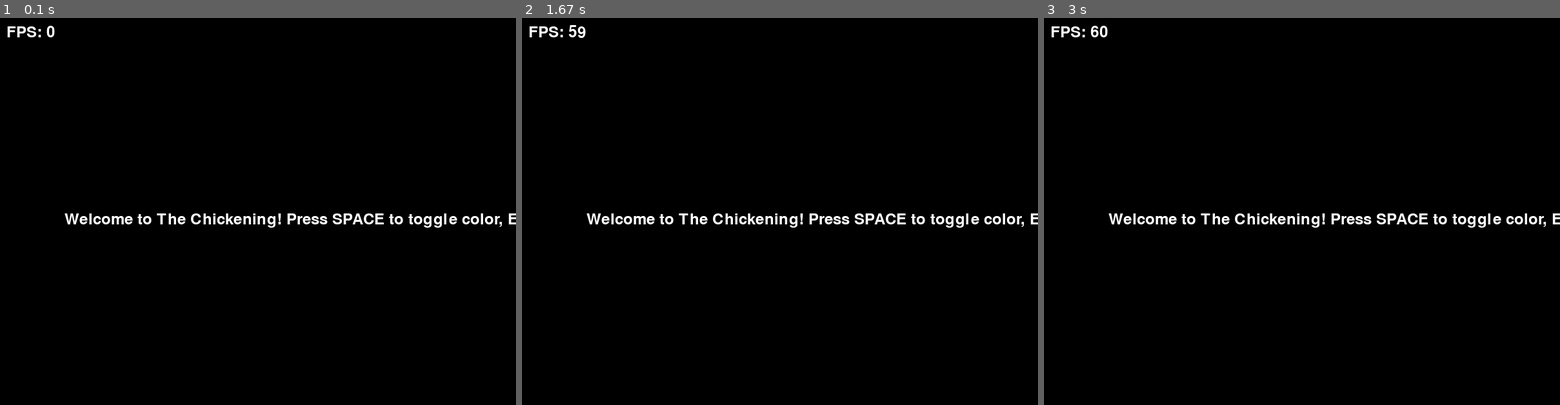
Above: before the commit, frames 1-3 (left to right).
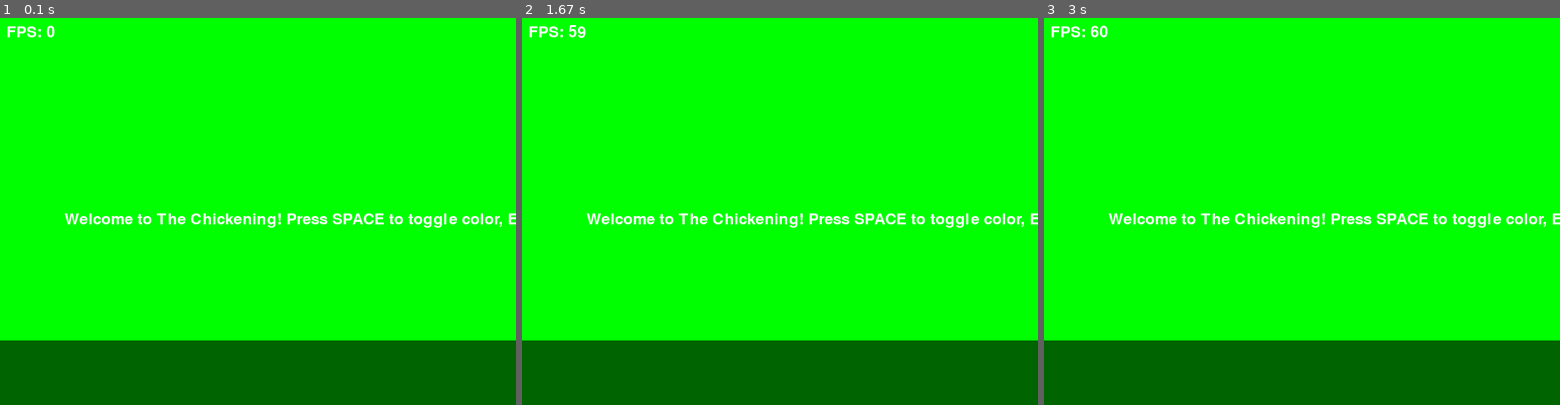
Above: after the commit, the same moments.

Repository: Zakihung/The-Chickening
Game: pygame game, started from main.py
The game is run twice, just before and just after one commit, with the same random seed, the same clock (stepped at 60 frames per second) and the same inputs.
Inputs:
- Up to frame 1 (0.1 s): no input
- Up to frame 2 (1.67 s): no input
- Up to frame 3 (3 s): no input

The runs differ from the first frame. In frame 1, 99% of the frame differs, in the area x 0-100%, y 0-100%; in frame 2, 99%; in frame 3, 99%.

Commit message:
Add screens module and game_screen.py with simple draw_background function

Diff:
--- a/main.py
+++ b/main.py
@@ -2,6 +2,7 @@
 from modules.utils.constants import (
     SCREEN_WIDTH, SCREEN_HEIGHT, FPS, COLOR_BLACK, COLOR_WHITE, COLOR_RED
 )
+from modules.screens.game_screen import GameScreen
 
 
 def main():
@@ -14,6 +15,8 @@
 
     # Clock để kiểm soát FPS
     clock = pygame.time.Clock()
+
+    game_screen = GameScreen(screen)
 
     # Biến chạy game và test
     running = True
@@ -38,7 +41,7 @@
         # Hiện tại để trống
 
         # Draw/render (vẽ màn hình)
-        screen.fill(background_color)  # Nền thay đổi theo input
+        game_screen.draw_background()
 
         # Vẽ text welcome
         text = font.render("Welcome to The Chickening! Press SPACE to toggle color, ESC to quit.", True, COLOR_WHITE)
--- /dev/null
+++ b/modules/screens/game_screen.py
@@ -0,0 +1,15 @@
+# modules/screens/game_screen.py
+import pygame
+from modules.utils.constants import SCREEN_WIDTH, SCREEN_HEIGHT, COLOR_GREEN  # Thêm COLOR_GREEN nếu cần
+
+class GameScreen:
+    def __init__(self, screen):
+        self.screen = screen
+        # Sau này load background image thực tế
+        self.background_color = COLOR_GREEN  # Màu xanh cho "trang trại" tạm thời
+
+    def draw_background(self):
+        """Hàm vẽ background đơn giản."""
+        self.screen.fill(self.background_color)
+        # Ví dụ: Vẽ rect test để simulate background elements
+        pygame.draw.rect(self.screen, (0, 100, 0), (0, SCREEN_HEIGHT - 100, SCREEN_WIDTH, 100))  # "Đất" dưới cùng
